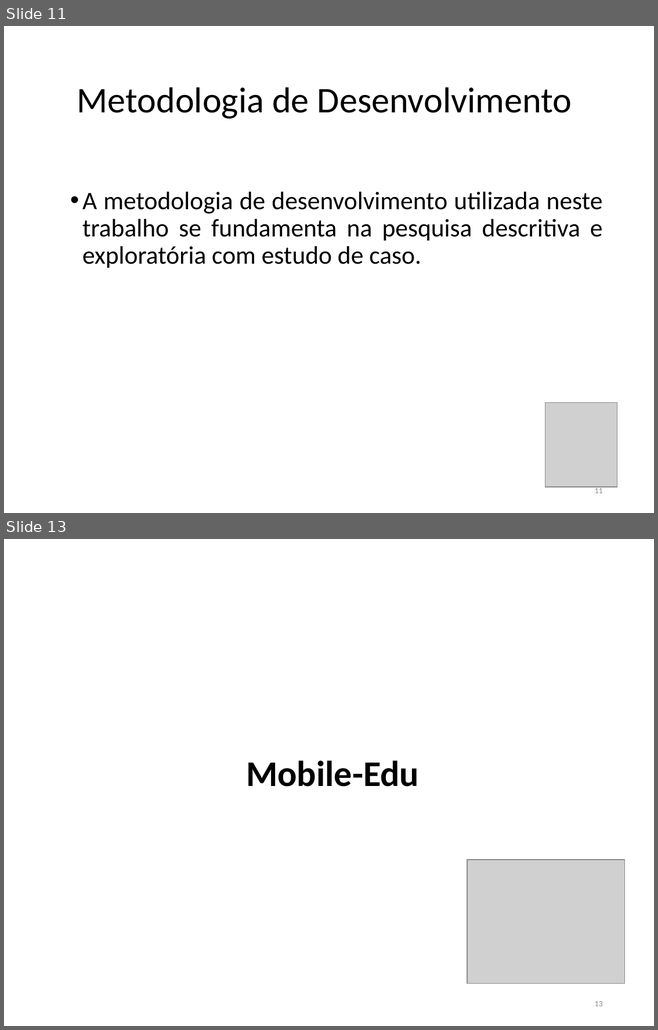
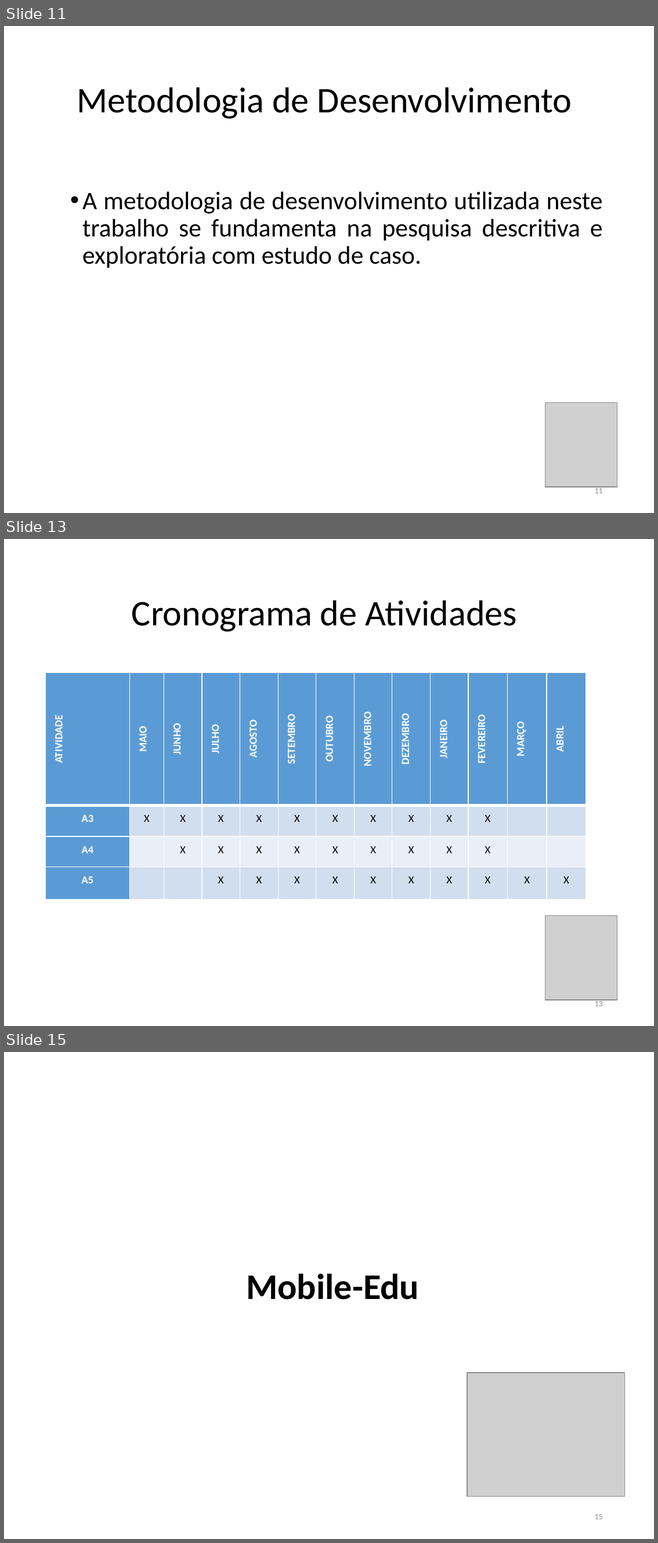
Before and after one commit to FatimaFerreiradeSousa/TCC-Mobile-Leaning, a slide deck: TCC - Documento/TCC II.pptx. Shown one above the other, each under a label of ours: slides 11 and 13 before the commit, slides 11, 13 and 15 after it; the slides between them are not shown. The pictures are 658x1030 and 658x1543 pixels, drawn with LibreOffice and Linux fonts; fonts in the diff are those of the drawing; grey boxes stand for pictures. Boxes give left, top, right and bottom in pixels: in the first picture for what was removed or moved away, otherwise in the second. Text is boxed around its words. In the diff, an @@ line names an element or a change of style, - is before the commit and + after.

```diff
--- a/TCC - Documento/TCC II.pptx
+++ b/TCC - Documento/TCC II.pptx
@@ slide 13 added at (x1=4, y1=539, x2=654, y2=1026), background #FFFFFF @@
@@ title added at (x1=132, y1=600, x2=517, y2=632), 40 pt, text #000000 @@
+Cronograma de Atividades
@@ table added at (x1=46, y1=673, x2=585, y2=900), 4 rows, 13 columns @@
+ATIVIDADE | MAIO | JUNHO | JULHO | AGOSTO | SETEMBRO | OUTUBRO | NOVEMBRO | DEZEMBRO | JANEIRO | FEVEREIRO | MARÇO | ABRIL
+A3 | X | X | X | X | X | X | X | X | X | X |  | 
+A4 |  | X | X | X | X | X | X | X | X | X |  | 
+A5 |  |  | X | X | X | X | X | X | X | X | X | X
@@ picture added at (x1=545, y1=916, x2=616, y2=1000) @@
@@ page number added at (x1=594, y1=1000, x2=603, y2=1006), 9 pt, text #8C8C8C @@
+13
@@ what was slide 13 is now slide 15 @@
@@ page number at (x1=594, y1=1514, x2=603, y2=1519): text changed @@
-13
+15
```
Also in this commit, not shown: 5 slides changed, 1 other slide added, 5 slides removed, 4 other files.
